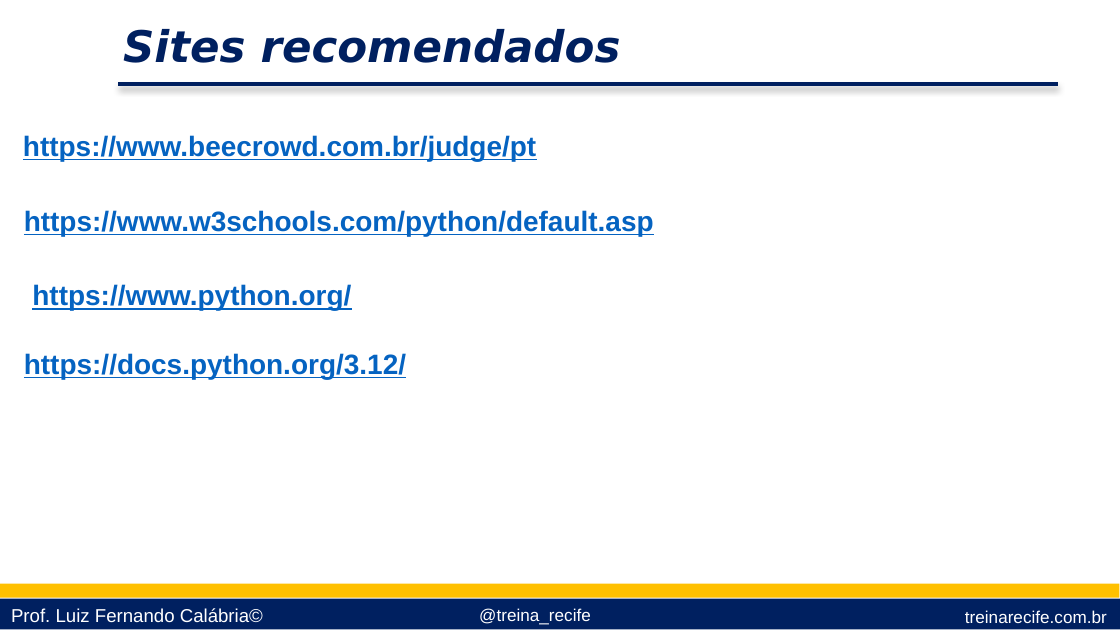
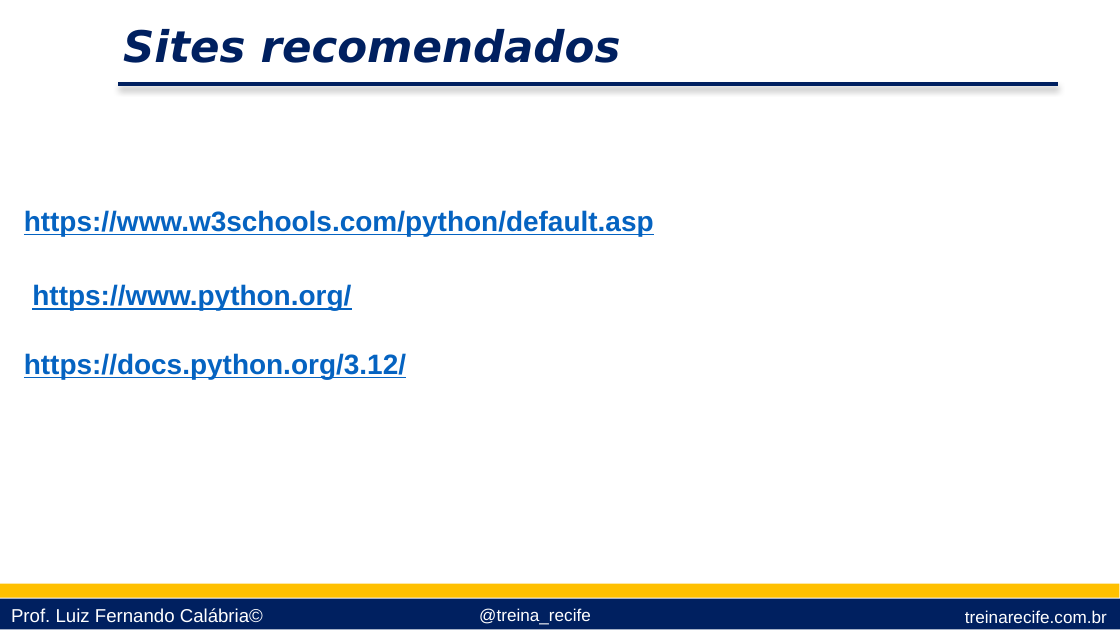
Before and after one commit to lfcalabria/pythonbasico, a slide deck: slide 2 of Apresentações/02 - Variáveis.pptx. Drawn at 1120x630 pixels with LibreOffice and Linux fonts; fonts in the diff are those of the drawing; background and template pictures are left out. Boxes give left, top, right and bottom in pixels: in the first picture for what was removed or moved away, otherwise in the second. Text is boxed around its words. In the diff, an @@ line names an element or a change of style, - is before the commit and + after.

```diff
--- a/Apresentações/02 - Variáveis.pptx
+++ b/Apresentações/02 - Variáveis.pptx
@@ text removed at bbox=[23, 135, 536, 161] @@
-https://www.beecrowd.com.br/judge/pt
```
Also in this commit, not shown: 3 other files.
